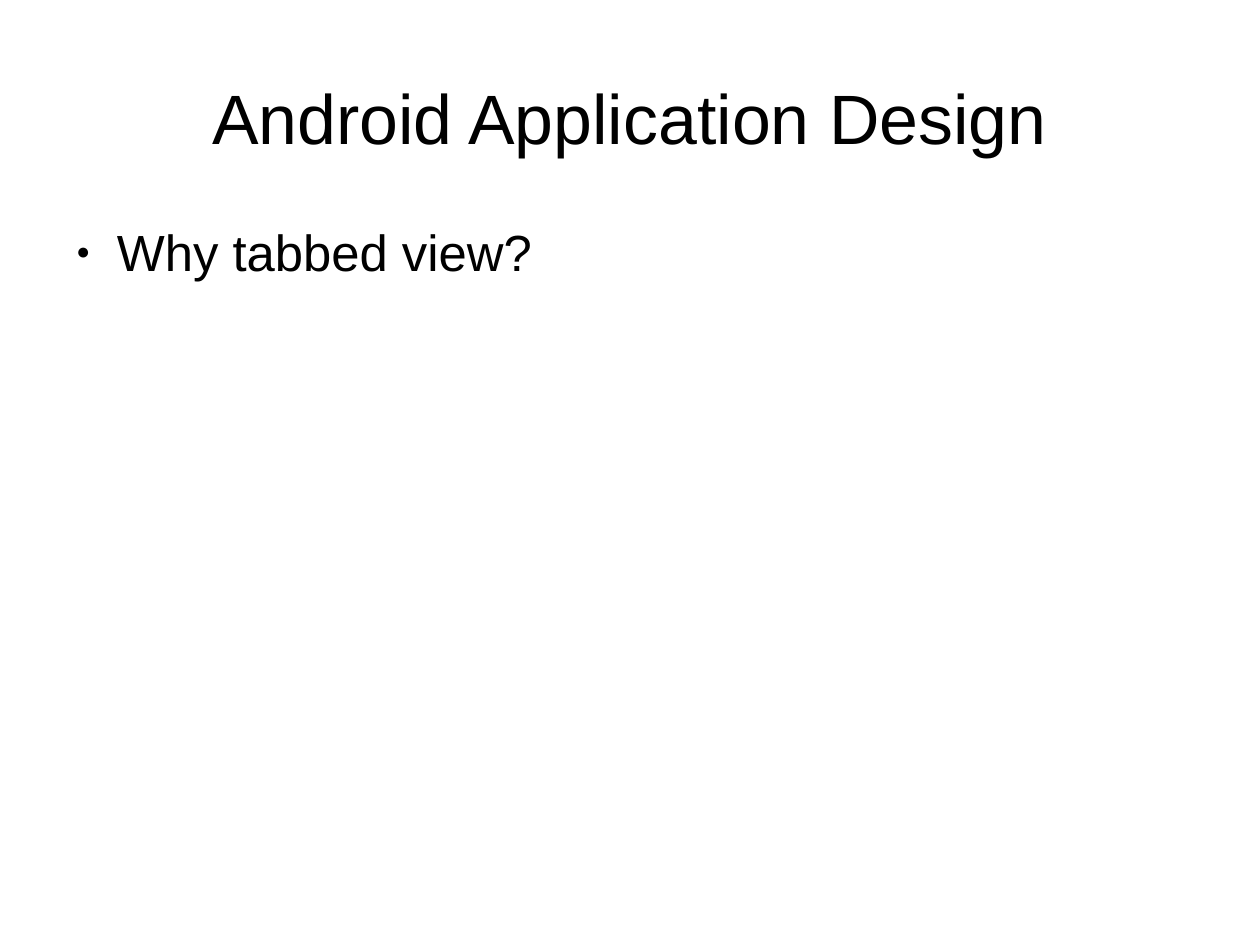
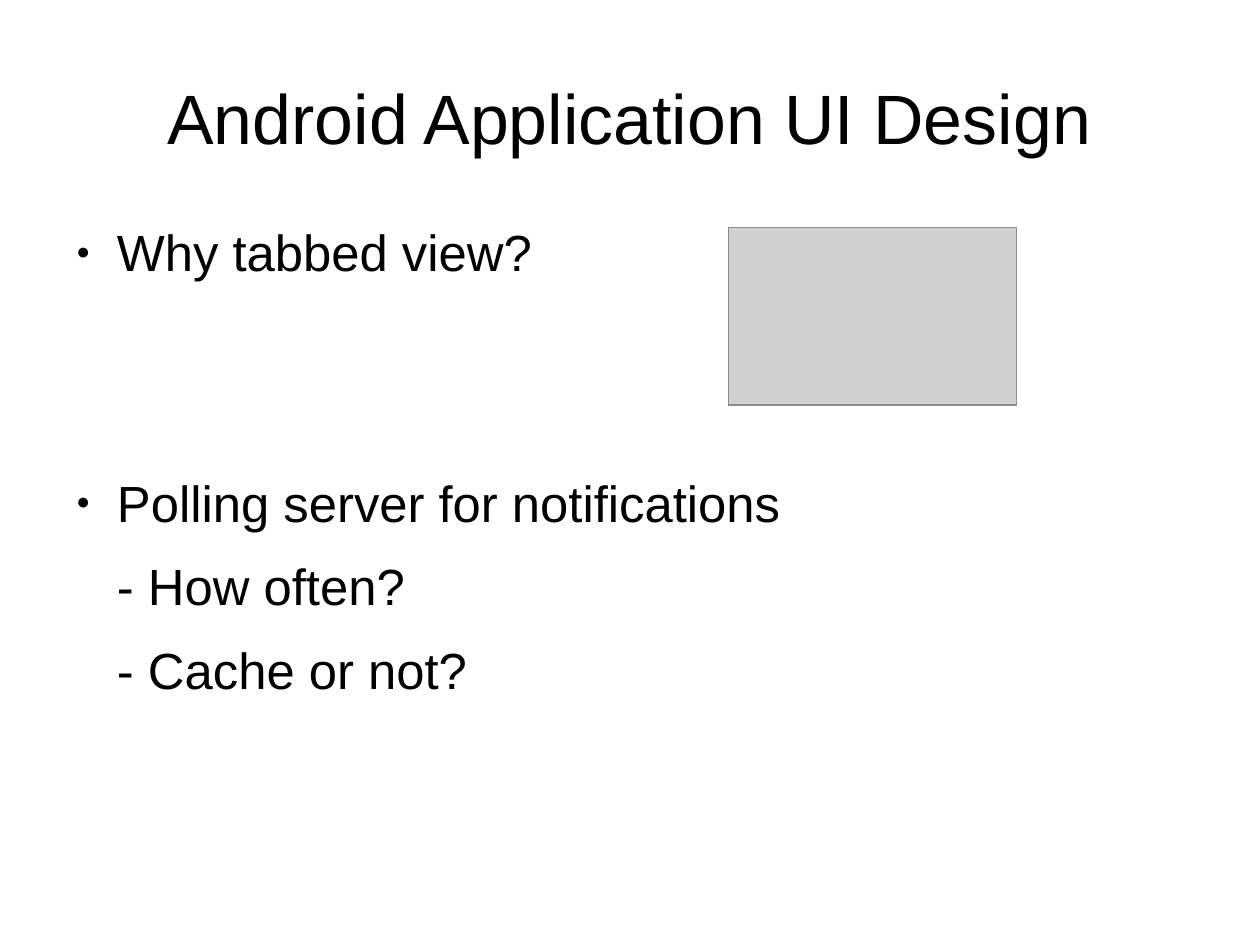
Before and after one commit to smartwatermanagement/self-healing-water-networks, a slide deck: slide 6 of Documentation/Design/design presentation.odp. Drawn at 1260x945 pixels with LibreOffice and Linux fonts; fonts in the diff are those of the drawing; grey boxes stand for pictures. Boxes give left, top, right and bottom in pixels: in the first picture for what was removed or moved away, otherwise in the second. Text is boxed around its words. In the diff, an @@ line names an element or a change of style, - is before the commit and + after.

```diff
--- a/Documentation/Design/design presentation.odp
+++ b/Documentation/Design/design presentation.odp
@@ title at [167, 93, 1091, 157]: text changed @@
-Android Application Design
+Android Application UI Design
@@ picture added at [729, 228, 1018, 405] @@
@@ text at [117, 485, 780, 690]: paragraphs added @@
+● Polling server for notifications
+- How often?
+- Cache or not?
```
Also in this commit, not shown: 6 other slides changed, 2 slides added, 1 slide removed, 3 other files.
